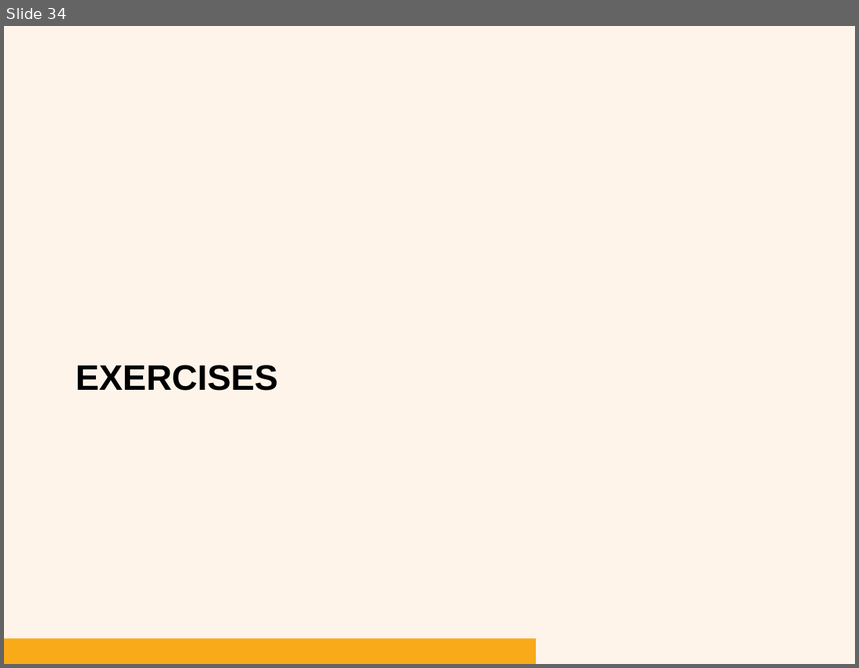
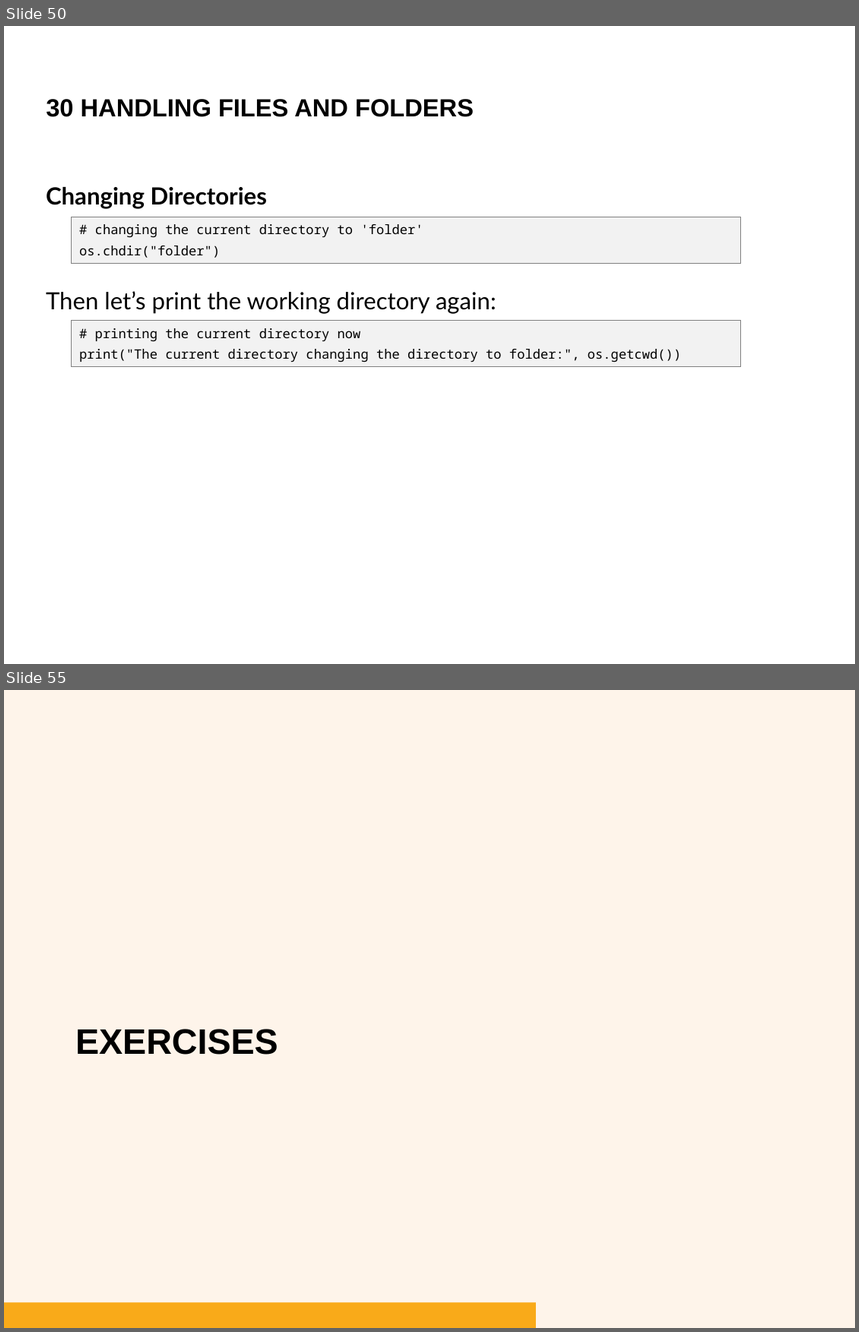
Before and after one commit to bryanbsun/pythonps, a slide deck: Python Problem Solver 2.pptx. Shown one above the other, each under a label of ours: slide 34 before the commit, slides 50 and 55 after it; the slides between them are not shown. The pictures are 859x668 and 859x1332 pixels, drawn with LibreOffice and Linux fonts; fonts in the diff are those of the drawing; background and template pictures are left out. Boxes give left, top, right and bottom in pixels: in the first picture for what was removed or moved away, otherwise in the second. Text is boxed around its words. In the diff, an @@ line names an element or a change of style, - is before the commit and + after.

```diff
--- a/Python Problem Solver 2.pptx
+++ b/Python Problem Solver 2.pptx
@@ slide 50 added at [4, 26, 855, 664], background #FFFFFF @@
@@ text added at [46, 99, 474, 117], 21 pt, text #000000, bold @@
+30 HANDLING FILES AND FOLDERS
@@ text added at [46, 187, 496, 314], 20 pt, text #000000 @@
+Changing Directories
+Then let’s print the working directory again:
@@ rectangle added at [71, 218, 741, 263], fill #F2F2F2, outline #808080 0.75 pt, 11 pt, text #000000 @@
+# changing the current directory to 'folder'
+os.chdir("folder")
@@ rectangle added at [71, 321, 741, 366], fill #F2F2F2, outline #808080 0.75 pt, 11 pt, text #000000 @@
+# printing the current directory now
+print("The current directory changing the directory to folder:", os.getcwd())
@@ what was slide 34 is now slide 55 @@
```
Also in this commit, not shown: 26 other slides added, 16 other files.
